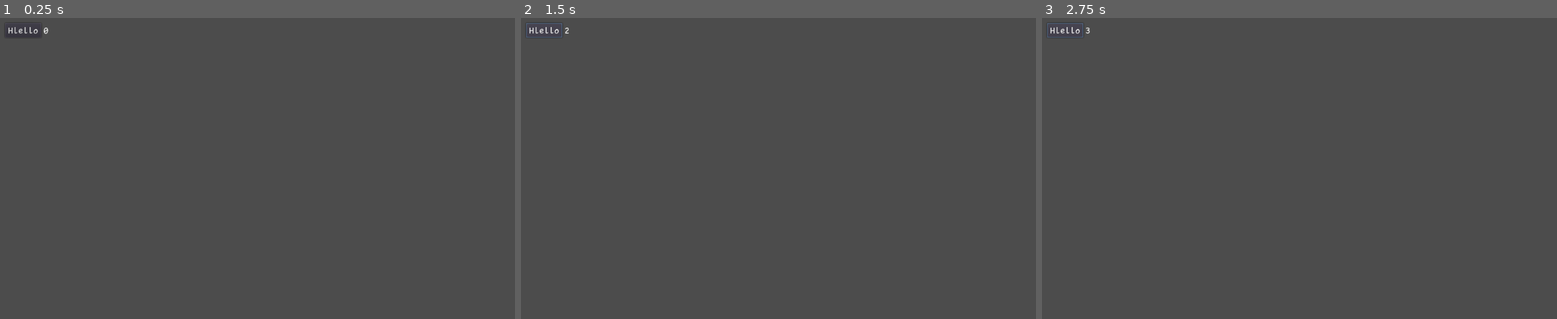
Above: before the commit, frames 1-3 (left to right).
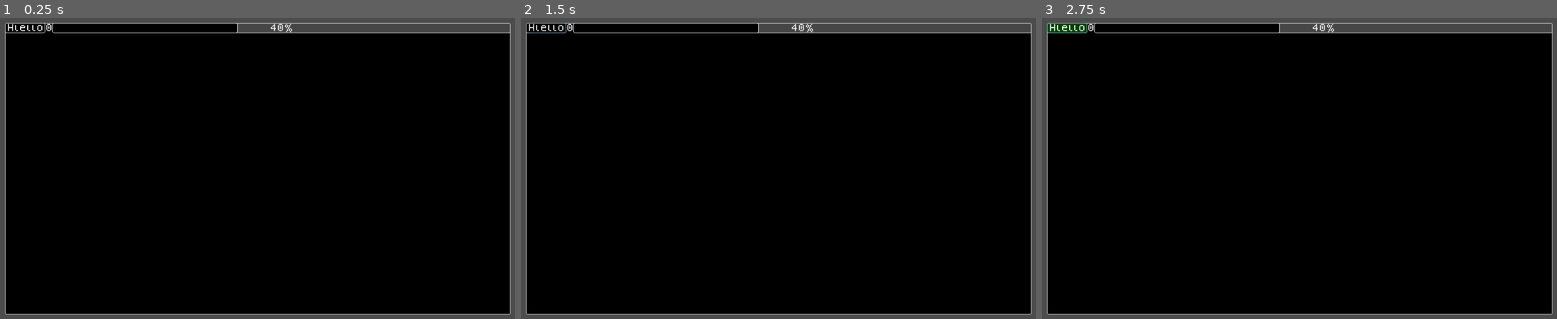
Above: after the commit, the same moments.

Repository: k4gi/guild
Game: Godot game, scene res://main/GuildGame.tscn
Same seed, same stepped clock (60 frames per second), same inputs: the game is played once before the commit and once after it.
Inputs:
- Up to frame 1 (0.25 s): no input
- Up to frame 2 (1.5 s): click "Hlello" at 0.5 s; click "Hlello" at 1.25 s
- Up to frame 3 (2.75 s): click "Hlello" at 2 s

The runs differ from the first frame. In frame 1, 93% of the frame differs, in the area x 0-100%, y 1-99%; in frame 2, 93%; in frame 3, 93%.
Error after the commit: Attempt to call function 'set_text' in base 'null instance' on a null instance. (res://main/GuildGame.gd:13)

Commit message:
panels and margins are confusing af

Diff:
--- a/main/GuildGame.gd
+++ b/main/GuildGame.gd
@@ -2,13 +2,26 @@
 
 
 onready var countlabel = $Margin/VBoxContainer/HBoxContainer/Label
+onready var countprogress = $Margin/VBoxContainer/HBoxContainer/ProgressBar
 
 var count = 0
+var count_bar = 0
+var count_on = false
 
 
 func _process(_delta):
 	countlabel.set_text("%d" % count)
+	if count_on:
+		run_count_bar()
+		countprogress.set_value(count_bar)
 
 
-func _on_Button_pressed():
-	count += 1
+func _on_Button_toggled(button_pressed):
+	count_on = button_pressed
+
+
+func run_count_bar():
+	count_bar += 1
+	if count_bar >= 100:
+		count += 1
+		count_bar = 0
--- a/main/GuildGame.tscn
+++ b/main/GuildGame.tscn
@@ -1,7 +1,7 @@
 [gd_scene load_steps=3 format=2]
 
 [ext_resource path="res://main/GuildGame.gd" type="Script" id=1]
-[ext_resource path="res://main/new_theme.tres" type="Theme" id=2]
+[ext_resource path="res://theme/theme.tres" type="Theme" id=2]
 
 [node name="GuildGame" type="Control"]
 anchor_right = 1.0
@@ -17,24 +17,46 @@
 margin_right = -10.0
 margin_bottom = -10.0
 
-[node name="VBoxContainer" type="VBoxContainer" parent="Margin"]
+[node name="Margin" type="MarginContainer" parent="Margin"]
 margin_right = 1004.0
 margin_bottom = 580.0
 
-[node name="HBoxContainer" type="HBoxContainer" parent="Margin/VBoxContainer"]
+[node name="Panel" type="Panel" parent="Margin/Margin"]
 margin_right = 1004.0
-margin_bottom = 29.0
+margin_bottom = 580.0
+rect_min_size = Vector2( 400, 200 )
 
-[node name="Button" type="Button" parent="Margin/VBoxContainer/HBoxContainer"]
-margin_right = 72.0
-margin_bottom = 29.0
+[node name="VBoxContainer" type="VBoxContainer" parent="Margin/Margin"]
+margin_right = 1004.0
+margin_bottom = 580.0
+
+[node name="HBoxContainer" type="HBoxContainer" parent="Margin/Margin/VBoxContainer"]
+margin_right = 1004.0
+margin_bottom = 20.0
+
+[node name="Button" type="Button" parent="Margin/Margin/VBoxContainer/HBoxContainer"]
+margin_right = 80.0
+margin_bottom = 20.0
+toggle_mode = true
 text = "Hlello"
 
-[node name="Label" type="Label" parent="Margin/VBoxContainer/HBoxContainer"]
-margin_left = 76.0
-margin_top = 3.0
-margin_right = 86.0
-margin_bottom = 26.0
+[node name="Label" type="Label" parent="Margin/Margin/VBoxContainer/HBoxContainer"]
+margin_left = 80.0
+margin_top = 2.0
+margin_right = 94.0
+margin_bottom = 18.0
 text = "0"
 
-[connection signal="pressed" from="Margin/VBoxContainer/HBoxContainer/Button" to="." method="_on_Button_pressed"]
+[node name="ProgressBar" type="ProgressBar" parent="Margin/Margin/VBoxContainer/HBoxContainer"]
+margin_left = 94.0
+margin_right = 1004.0
+margin_bottom = 20.0
+size_flags_horizontal = 3
+value = 40.0
+
+[node name="NinePatchRect" type="NinePatchRect" parent="Margin/Margin/VBoxContainer"]
+margin_top = 20.0
+margin_right = 1004.0
+margin_bottom = 20.0
+
+[connection signal="toggled" from="Margin/Margin/VBoxContainer/HBoxContainer/Button" to="." method="_on_Button_toggled"]
--- a/main/new_theme.tres
+++ /dev/null
@@ -1,6 +0,0 @@
-[gd_resource type="Theme" load_steps=2 format=2]
-
-[ext_resource path="res://main/pointfree_font.tres" type="DynamicFont" id=1]
-
-[resource]
-default_font = ExtResource( 1 )
--- a/project.godot
+++ b/project.godot
@@ -14,6 +14,30 @@
 run/main_scene="res://main/GuildGame.tscn"
 config/icon="res://icon.png"
 
+[importer_defaults]
+
+texture={
+"compress/bptc_ldr": 0,
+"compress/hdr_mode": 0,
+"compress/lossy_quality": 0.7,
+"compress/mode": 0,
+"compress/normal_map": 0,
+"detect_3d": false,
+"flags/anisotropic": false,
+"flags/filter": false,
+"flags/mipmaps": false,
+"flags/repeat": 0,
+"flags/srgb": 2,
+"process/HDR_as_SRGB": false,
+"process/fix_alpha_border": true,
+"process/invert_color": false,
+"process/normal_map_invert_y": false,
+"process/premult_alpha": false,
+"size_limit": 0,
+"stream": false,
+"svg/scale": 1.0
+}
+
 [physics]
 
 common/enable_pause_aware_picking=true
--- /dev/null
+++ b/theme/dogica_16_font.tres
@@ -0,0 +1,7 @@
+[gd_resource type="DynamicFont" load_steps=2 format=2]
+
+[ext_resource path="res://theme/dogica/OTF/dogicapixel.otf" type="DynamicFontData" id=1]
+
+[resource]
+extra_spacing_bottom = 4
+font_data = ExtResource( 1 )
--- a/main/pointfree_font.tres
+++ b/theme/pointfree_font.tres
@@ -1,6 +1,6 @@
 [gd_resource type="DynamicFont" load_steps=2 format=2]
 
-[ext_resource path="res://pointfree/pointfree.ttf" type="DynamicFontData" id=1]
+[ext_resource path="res://theme/pointfree/pointfree.ttf" type="DynamicFontData" id=1]
 
 [resource]
 font_data = ExtResource( 1 )
--- /dev/null
+++ b/theme/style_button_pressed.tres
@@ -0,0 +1,13 @@
+[gd_resource type="StyleBoxTexture" load_steps=2 format=2]
+
+[ext_resource path="res://theme/style9_pressed.png" type="Texture" id=1]
+
+[resource]
+content_margin_left = 4.0
+content_margin_right = 4.0
+texture = ExtResource( 1 )
+region_rect = Rect2( 0, 0, 6, 6 )
+margin_left = 2.0
+margin_right = 2.0
+margin_top = 2.0
+margin_bottom = 2.0
--- /dev/null
+++ b/theme/style_tab_active.tres
@@ -0,0 +1,13 @@
+[gd_resource type="StyleBoxTexture" load_steps=2 format=2]
+
+[ext_resource path="res://theme/style9_active.png" type="Texture" id=1]
+
+[resource]
+content_margin_left = 4.0
+content_margin_right = 4.0
+texture = ExtResource( 1 )
+region_rect = Rect2( 0, 0, 6, 6 )
+margin_left = 2.0
+margin_right = 2.0
+margin_top = 2.0
+margin_bottom = 2.0
--- /dev/null
+++ b/theme/style_tab_inactive.tres
@@ -0,0 +1,13 @@
+[gd_resource type="StyleBoxTexture" load_steps=2 format=2]
+
+[ext_resource path="res://theme/style9_inactive.png" type="Texture" id=1]
+
+[resource]
+content_margin_left = 4.0
+content_margin_right = 4.0
+texture = ExtResource( 1 )
+region_rect = Rect2( 0, 0, 6, 6 )
+margin_left = 2.0
+margin_right = 2.0
+margin_top = 2.0
+margin_bottom = 2.0
--- /dev/null
+++ b/theme/theme.tres
@@ -0,0 +1,25 @@
+[gd_resource type="Theme" load_steps=5 format=2]
+
+[ext_resource path="res://theme/dogica_16_font.tres" type="DynamicFont" id=1]
+[ext_resource path="res://theme/style_tab_inactive.tres" type="StyleBox" id=2]
+[ext_resource path="res://theme/style_button_pressed.tres" type="StyleBox" id=3]
+[ext_resource path="res://theme/style_tab_active.tres" type="StyleBox" id=4]
+
+[resource]
+default_font = ExtResource( 1 )
+Button/colors/font_color = Color( 1, 1, 1, 1 )
+Button/styles/hover = ExtResource( 4 )
+Button/styles/normal = ExtResource( 4 )
+Button/styles/pressed = ExtResource( 3 )
+HBoxContainer/constants/separation = 0
+Panel/styles/panel = ExtResource( 4 )
+ProgressBar/styles/bg = ExtResource( 2 )
+ProgressBar/styles/fg = ExtResource( 4 )
+TabContainer/fonts/font = null
+TabContainer/styles/panel = null
+TabContainer/styles/tab_bg = null
+TabContainer/styles/tab_fg = ExtResource( 4 )
+VBoxContainer/constants/separation = 0
+VScrollBar/styles/grabber = ExtResource( 4 )
+VScrollBar/styles/grabber_highlight = ExtResource( 4 )
+VScrollBar/styles/grabber_pressed = null
Binary file added: theme/dogica/Ascii GB Studio/01.png
Not shown, added: theme/dogica/Ascii GB Studio/01.png.import
Binary file added: theme/dogica/Ascii GB Studio/02.png
Not shown, added: theme/dogica/Ascii GB Studio/02.png.import
Binary file added: theme/dogica/Ascii GB Studio/03.png
Not shown, added: theme/dogica/Ascii GB Studio/03.png.import
Binary file added: theme/dogica/Ascii GB Studio/04.png
Not shown, added: theme/dogica/Ascii GB Studio/04.png.import
Binary file added: theme/dogica/OTF/dogica.otf
Binary file added: theme/dogica/OTF/dogicabold.otf
Binary file added: theme/dogica/OTF/dogicapixel.otf
Binary file added: theme/dogica/OTF/dogicapixelbold.otf
(and 22 more such lines)
